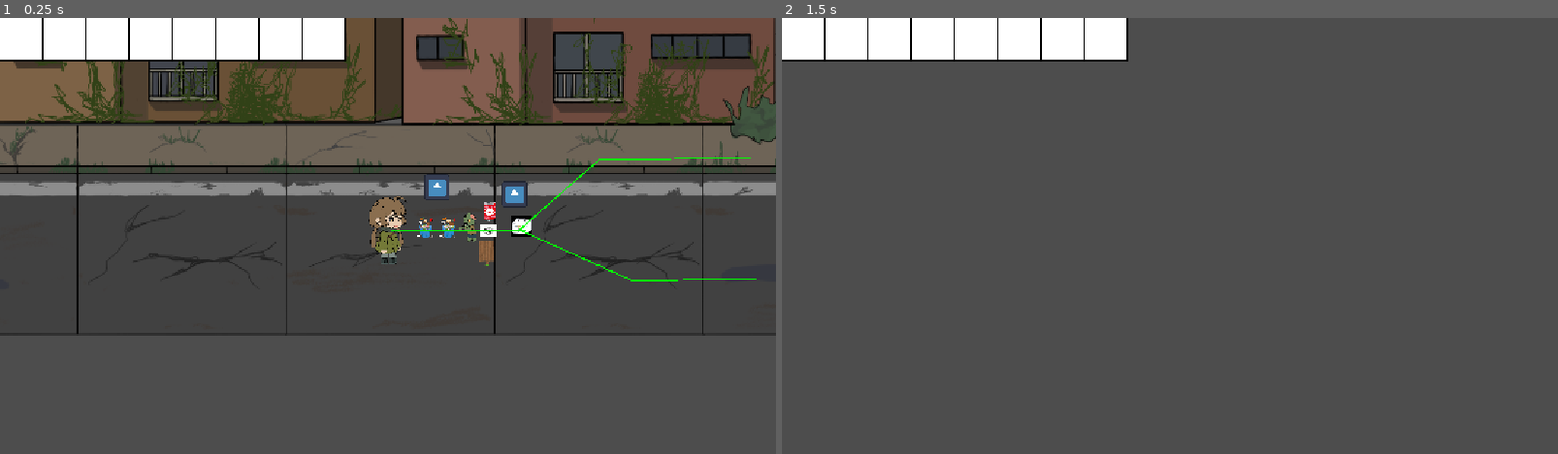
Above: before the commit, frames 1-2 (left to right).
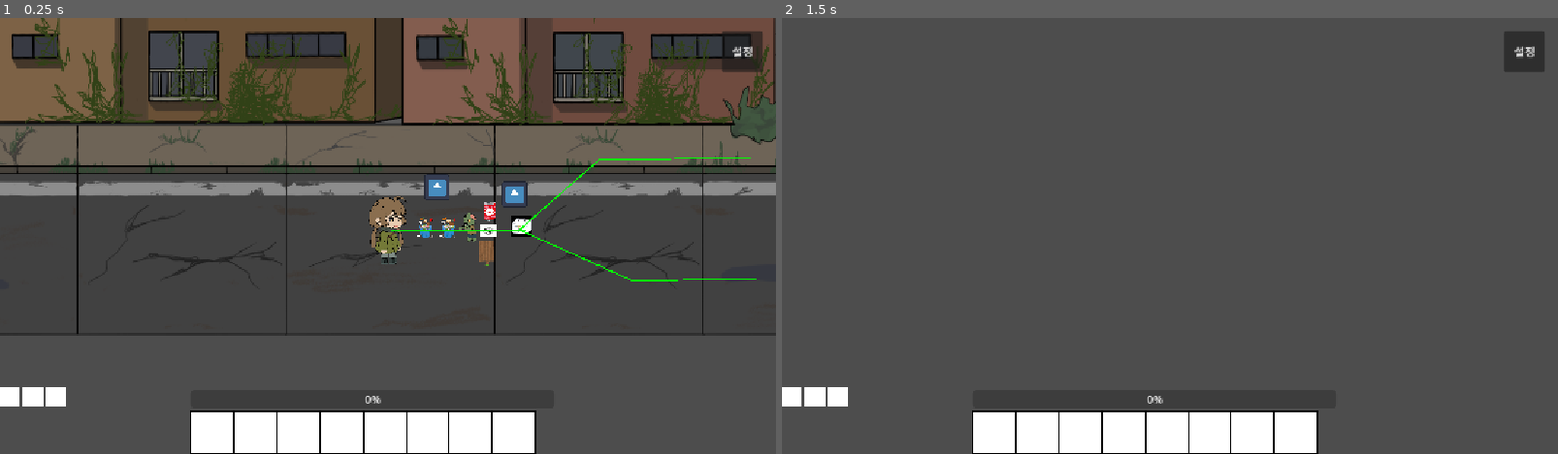
Above: after the commit, the same moments.

Repository: boxboy523/Post-Apocalypse-Constellation
Game: Godot game, scene res://scenes/main.tscn
The game is run twice, just before and just after one commit, with the same random seed, the same clock (stepped at 60 frames per second) and the same inputs. The engine's default icon, where the game draws it, is replaced by a stand-in: a white triangle on a blue panel in a dark square.
Inputs (mouse positions are in pixels of both pictures, inside the frame that each line leads up to):
- Up to frame 1 (0.25 s): no input
- Up to frame 2 (1.5 s): tap Enter at 0.5 s; drag from (805, 39) to (1170, 236) at 0.52 s; tap Space (start_path) at 1.25 s; drag from (851, 39) to (1170, 236) at 1.27 s

The runs differ from the first frame. In frame 1, 9.6% of the frame differs, in the area x 0-99%, y 0-100%; in frame 2, 9.7%.

Commit message:
refact: UI 초기 구조 정립

Diff:
--- a/godot/scenes/canvas_layer.tscn
+++ b/godot/scenes/canvas_layer.tscn
@@ -5,71 +5,137 @@
 
 [node name="CanvasLayer" type="CanvasLayer" unique_id=965002566]
 
-[node name="Inventory" type="Control" parent="." unique_id=84840714]
+[node name="MainHUD" type="Control" parent="." unique_id=762087573]
 layout_mode = 3
-anchors_preset = 0
-offset_right = 540.0
-offset_bottom = 64.0
+anchors_preset = 15
+anchor_right = 1.0
+anchor_bottom = 1.0
+grow_horizontal = 2
+grow_vertical = 2
 mouse_filter = 2
 
-[node name="InventoryUI" type="Control" parent="Inventory" unique_id=1321383720]
+[node name="LeftBottom_Group" type="VBoxContainer" parent="MainHUD" unique_id=487424231]
+layout_mode = 1
+anchors_preset = 2
+anchor_top = 1.0
+anchor_bottom = 1.0
+offset_top = -100.0
+offset_right = 300.0
+grow_vertical = 0
+mouse_filter = 2
+
+[node name="HBoxContainer" type="HBoxContainer" parent="MainHUD/LeftBottom_Group" unique_id=2008311755]
+layout_mode = 2
+
+[node name="ColorRect" type="ColorRect" parent="MainHUD/LeftBottom_Group/HBoxContainer" unique_id=507832143]
+custom_minimum_size = Vector2(30, 30)
+layout_mode = 2
+
+[node name="ColorRect2" type="ColorRect" parent="MainHUD/LeftBottom_Group/HBoxContainer" unique_id=1656681757]
+custom_minimum_size = Vector2(30, 30)
+layout_mode = 2
+
+[node name="ColorRect3" type="ColorRect" parent="MainHUD/LeftBottom_Group/HBoxContainer" unique_id=809883310]
+custom_minimum_size = Vector2(30, 30)
+layout_mode = 2
+
+[node name="CenterBottom_Group" type="VBoxContainer" parent="MainHUD" unique_id=1281297759]
+layout_mode = 1
+anchors_preset = 12
+anchor_top = 1.0
+anchor_right = 1.0
+anchor_bottom = 1.0
+offset_left = 283.0
+offset_top = -95.0
+offset_right = -329.0
+grow_horizontal = 2
+grow_vertical = 0
+mouse_filter = 2
+
+[node name="ProgressBar" type="ProgressBar" parent="MainHUD/CenterBottom_Group" unique_id=576135573]
+custom_minimum_size = Vector2(0, 15)
+layout_mode = 2
+mouse_filter = 2
+
+[node name="Inventory" type="Control" parent="MainHUD/CenterBottom_Group" unique_id=84840714]
+layout_mode = 2
+mouse_filter = 2
+
+[node name="InventoryUI" type="Control" parent="MainHUD/CenterBottom_Group/Inventory" unique_id=1321383720]
 anchors_preset = 0
 offset_right = 540.0
 offset_bottom = 64.0
 mouse_filter = 2
 script = ExtResource("1_c4rma")
 
-[node name="SlotContainer" type="GridContainer" parent="Inventory" unique_id=1788726707]
+[node name="SlotContainer" type="GridContainer" parent="MainHUD/CenterBottom_Group/Inventory" unique_id=1788726707]
 layout_mode = 0
 offset_right = 540.0
 offset_bottom = 64.0
 mouse_filter = 2
 columns = 8
 
-[node name="Slot0" type="Control" parent="Inventory/SlotContainer" unique_id=1370988188]
+[node name="Slot0" type="Control" parent="MainHUD/CenterBottom_Group/Inventory/SlotContainer" unique_id=1370988188]
 custom_minimum_size = Vector2(64, 64)
 layout_mode = 2
 mouse_filter = 1
 script = ExtResource("2_ghj5q")
 
-[node name="Slot1" type="Control" parent="Inventory/SlotContainer" unique_id=188299316]
+[node name="Slot1" type="Control" parent="MainHUD/CenterBottom_Group/Inventory/SlotContainer" unique_id=188299316]
 custom_minimum_size = Vector2(64, 64)
 layout_mode = 2
 mouse_filter = 1
 script = ExtResource("2_ghj5q")
 
-[node name="Slot2" type="Control" parent="Inventory/SlotContainer" unique_id=178623433]
+[node name="Slot2" type="Control" parent="MainHUD/CenterBottom_Group/Inventory/SlotContainer" unique_id=178623433]
 custom_minimum_size = Vector2(64, 64)
 layout_mode = 2
 mouse_filter = 1
 script = ExtResource("2_ghj5q")
 
-[node name="Slot3" type="Control" parent="Inventory/SlotContainer" unique_id=1814321977]
+[node name="Slot3" type="Control" parent="MainHUD/CenterBottom_Group/Inventory/SlotContainer" unique_id=1814321977]
 custom_minimum_size = Vector2(64, 64)
 layout_mode = 2
 mouse_filter = 1
 script = ExtResource("2_ghj5q")
 
-[node name="Slot4" type="Control" parent="Inventory/SlotContainer" unique_id=1763980765]
+[node name="Slot4" type="Control" parent="MainHUD/CenterBottom_Group/Inventory/SlotContainer" unique_id=1763980765]
 custom_minimum_size = Vector2(64, 64)
 layout_mode = 2
 mouse_filter = 1
 script = ExtResource("2_ghj5q")
 
-[node name="Slot5" type="Control" parent="Inventory/SlotContainer" unique_id=975393142]
+[node name="Slot5" type="Control" parent="MainHUD/CenterBottom_Group/Inventory/SlotContainer" unique_id=975393142]
 custom_minimum_size = Vector2(64, 64)
 layout_mode = 2
 mouse_filter = 1
 script = ExtResource("2_ghj5q")
 
-[node name="Slot6" type="Control" parent="Inventory/SlotContainer" unique_id=1075762163]
+[node name="Slot6" type="Control" parent="MainHUD/CenterBottom_Group/Inventory/SlotContainer" unique_id=1075762163]
 custom_minimum_size = Vector2(64, 64)
 layout_mode = 2
 mouse_filter = 1
 script = ExtResource("2_ghj5q")
 
-[node name="Slot7" type="Control" parent="Inventory/SlotContainer" unique_id=1358306908]
+[node name="Slot7" type="Control" parent="MainHUD/CenterBottom_Group/Inventory/SlotContainer" unique_id=1358306908]
 custom_minimum_size = Vector2(64, 64)
 layout_mode = 2
 mouse_filter = 1
 script = ExtResource("2_ghj5q")
+
+[node name="TopRight_Group" type="MarginContainer" parent="MainHUD" unique_id=1113232487]
+layout_mode = 1
+anchors_preset = 1
+anchor_left = 1.0
+anchor_right = 1.0
+offset_left = -80.0
+offset_bottom = 80.0
+grow_horizontal = 0
+mouse_filter = 2
+theme_override_constants/margin_top = 20
+theme_override_constants/margin_right = 20
+
+[node name="Button" type="Button" parent="MainHUD/TopRight_Group" unique_id=853782247]
+layout_mode = 2
+mouse_filter = 2
+text = "설정"
